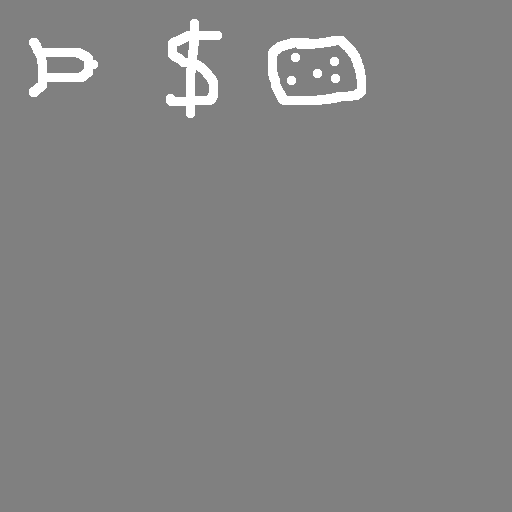
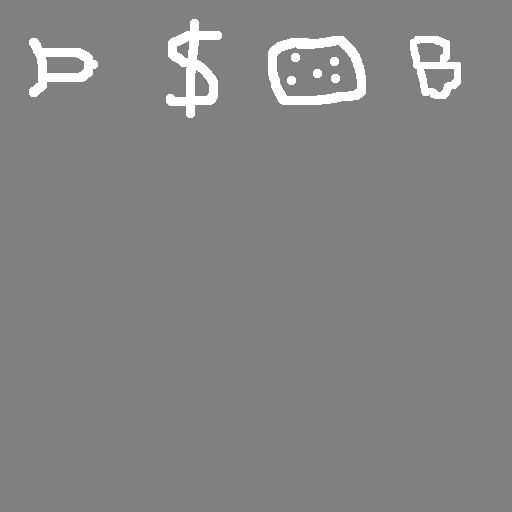
Comparing the layer stacks of the two (512, 512) images. Changes:
painted on "Background" over [410, 36, 461, 99]
